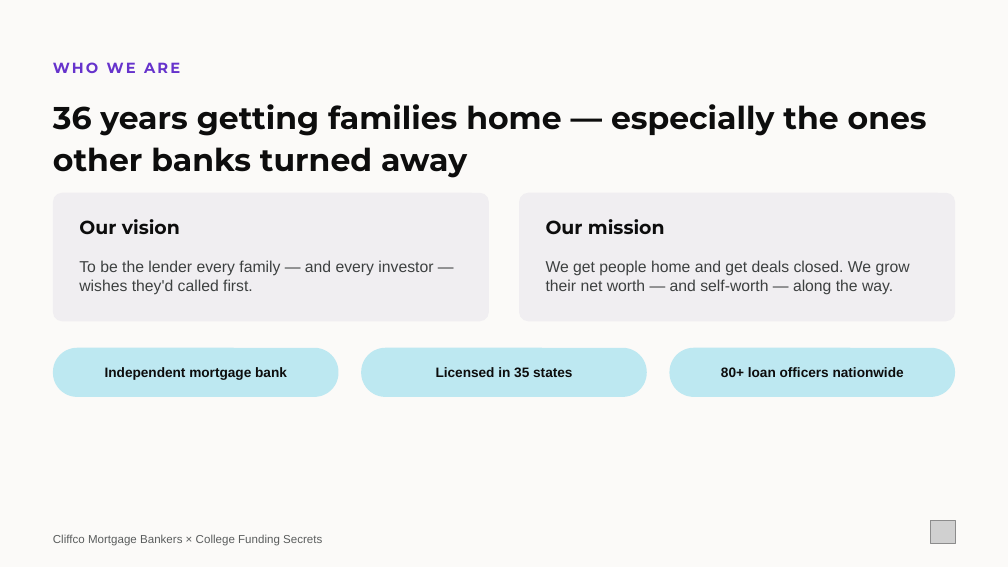
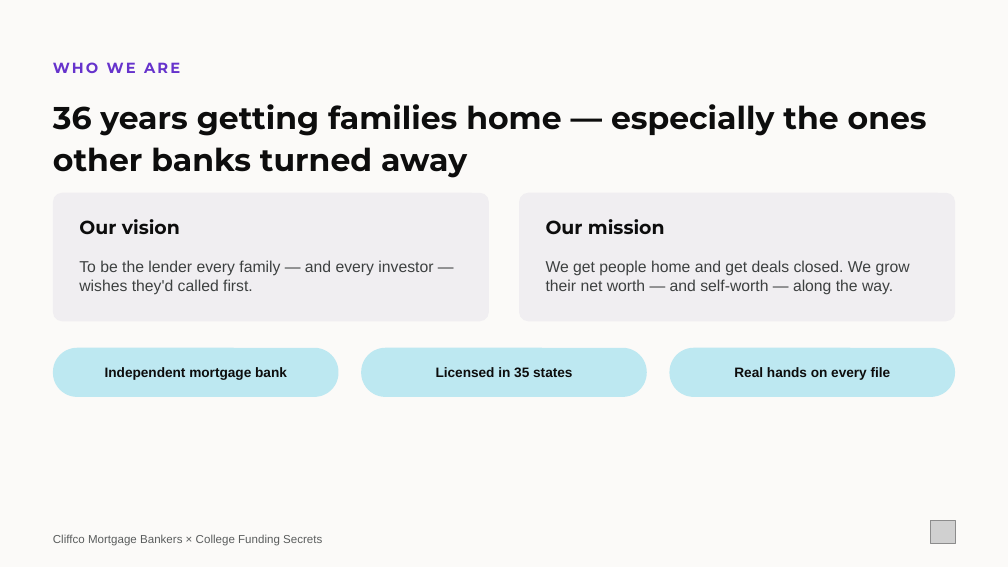
Before and after one commit to loganlevy1/STR, a slide deck: slide 2 of outreach/pitch-decks/cliffco-lance-morgan-partnership.pptx. Drawn at 1008x567 pixels with LibreOffice and Linux fonts; fonts in the diff are those of the drawing; grey boxes stand for pictures. Boxes give left, top, right and bottom in pixels: in the first picture for what was removed or moved away, otherwise in the second. Text is boxed around its words. In the diff, an @@ line names an element or a change of style, - is before the commit and + after.

```diff
--- a/outreach/pitch-decks/cliffco-lance-morgan-partnership.pptx
+++ b/outreach/pitch-decks/cliffco-lance-morgan-partnership.pptx
@@ text at box(734, 367, 891, 380): text changed @@
-80+ loan officers nationwide
+Real hands on every file
```
Also in this commit, not shown: 2 other slides changed, 3 other files.
